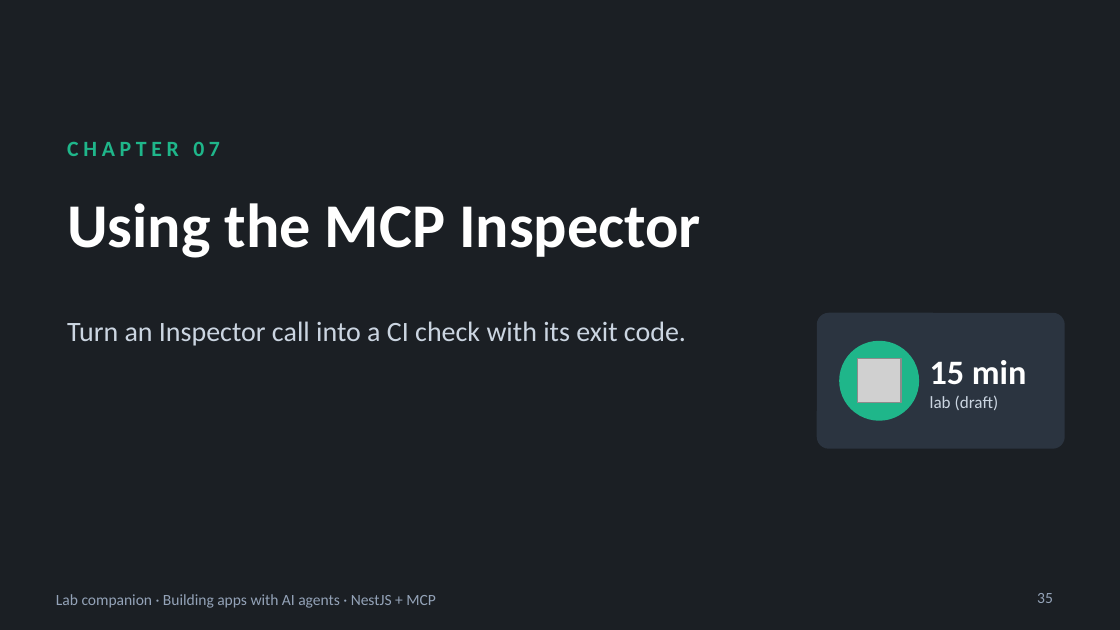
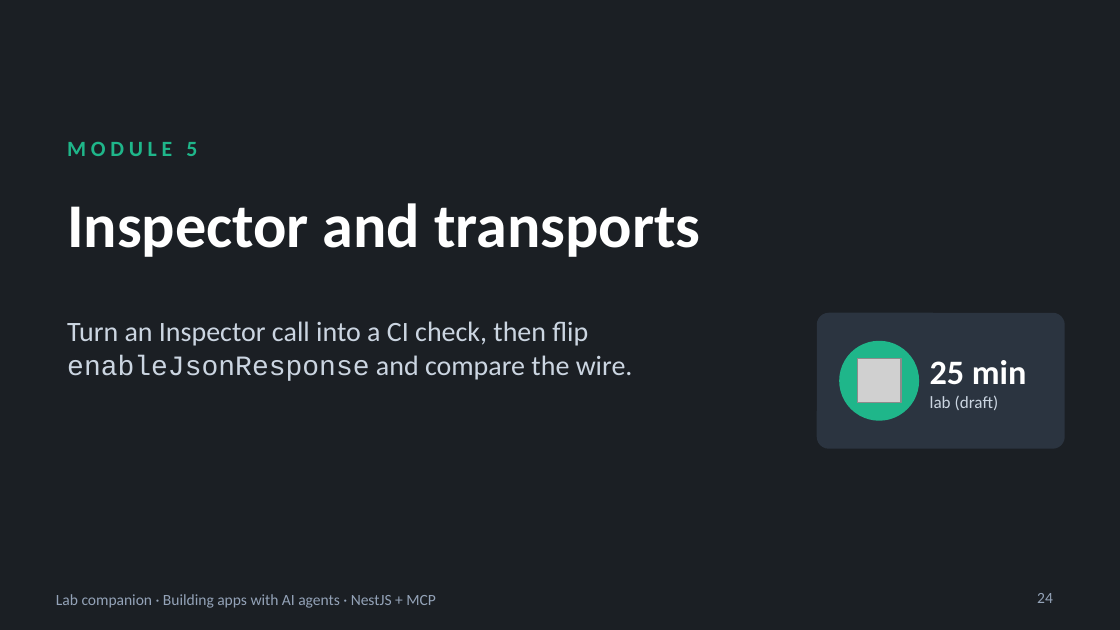
Before and after one commit to blazaga/ai-training-modules, a slide deck: slide 24 of docs/ai-agent-training/slides/lab-companion.pptx (slide 35 before the commit). Drawn at 1120x630 pixels with LibreOffice and Linux fonts; fonts in the diff are those of the drawing; grey boxes stand for pictures. Boxes give left, top, right and bottom in pixels: in the first picture for what was removed or moved away, otherwise in the second. Text is boxed around its words. In the diff, an @@ line names an element or a change of style, - is before the commit and + after.

```diff
--- a/docs/ai-agent-training/slides/lab-companion.pptx
+++ b/docs/ai-agent-training/slides/lab-companion.pptx
@@ text at [67,142,197,156]: text changed @@
-CHAPTER 07
+MODULE 5
@@ title at [67,203,700,257]: text changed @@
-Using the MCP Inspector
+Inspector and transports
@@ text at [67,321,633,381]: text changed @@
-Turn an Inspector call into a CI check with its exit code.
+Turn an Inspector call into a CI check, then flip enableJsonResponse and compare the wire.
@@ text at [930,360,1027,385]: text changed @@
-15 min
+25 min
@@ page number at [1037,593,1053,603]: text changed @@
-35
+24
```
Also in this commit, not shown: 28 other slides changed, 16 slides removed, 18 other files.
